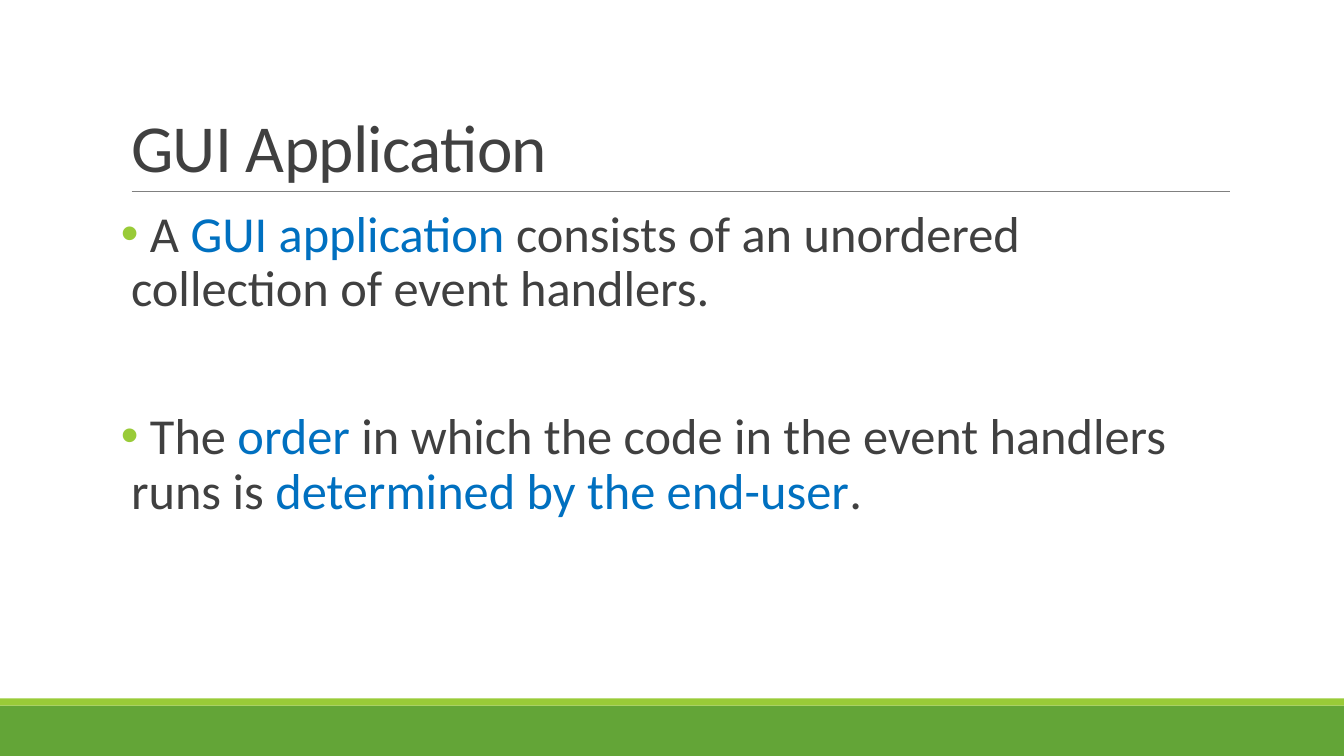
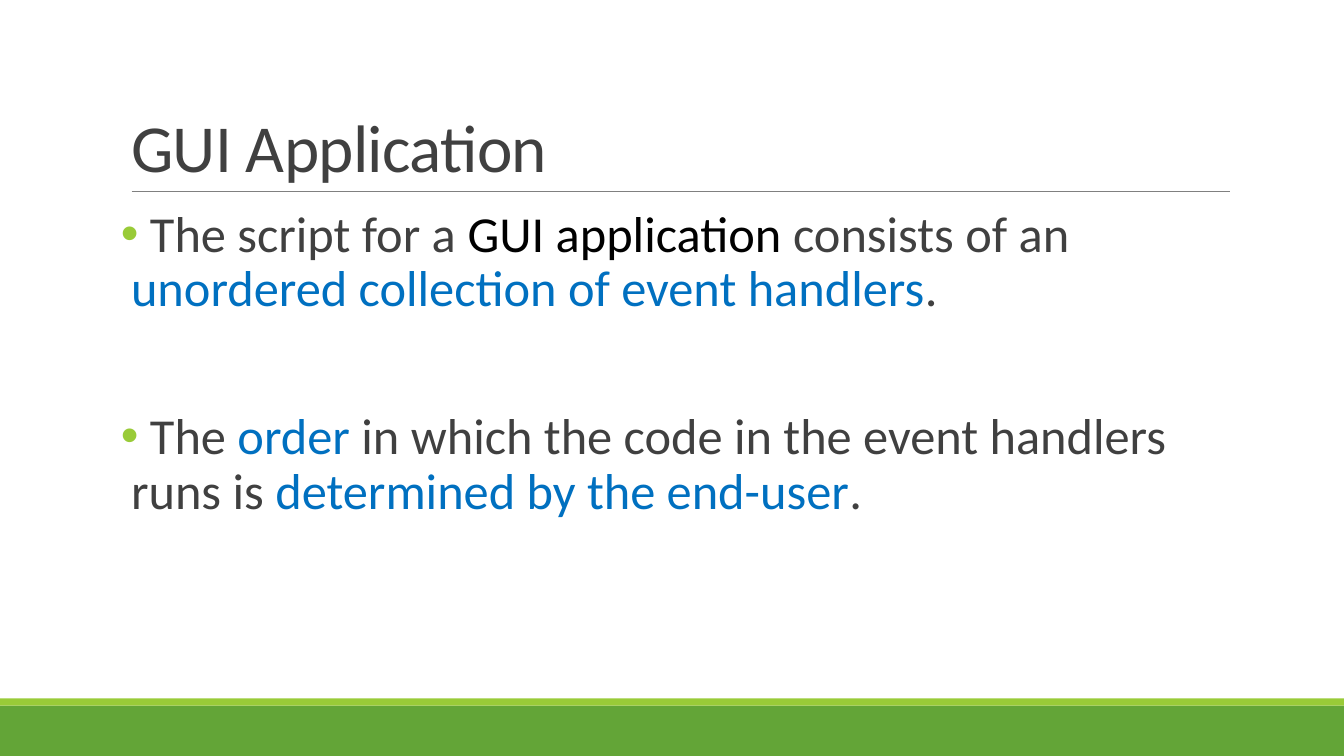
Before and after one commit to juneb/ThinkingInEvents, a slide deck: slide 6 of ThinkingInEvents-UserGroupTalk.pptx. Drawn at 1344x756 pixels with LibreOffice and Linux fonts; fonts in the diff are those of the drawing. Boxes give left, top, right and bottom in pixels: in the first picture for what was removed or moved away, otherwise in the second. Text is boxed around its words. In the diff, an @@ line names an element or a change of style, - is before the commit and + after.

```diff
--- a/ThinkingInEvents-UserGroupTalk.pptx
+++ b/ThinkingInEvents-UserGroupTalk.pptx
@@ text at <box>131,217,1070,307</box>: text changed; text colour #404040 to #0070C0 @@
-• A GUI application consists of an unordered collection of event handlers.
+• The script for a GUI application consists of an unordered collection of event handlers.
```
Also in this commit, not shown: 6 other slides changed, 1 slide added, 6 slides removed.
